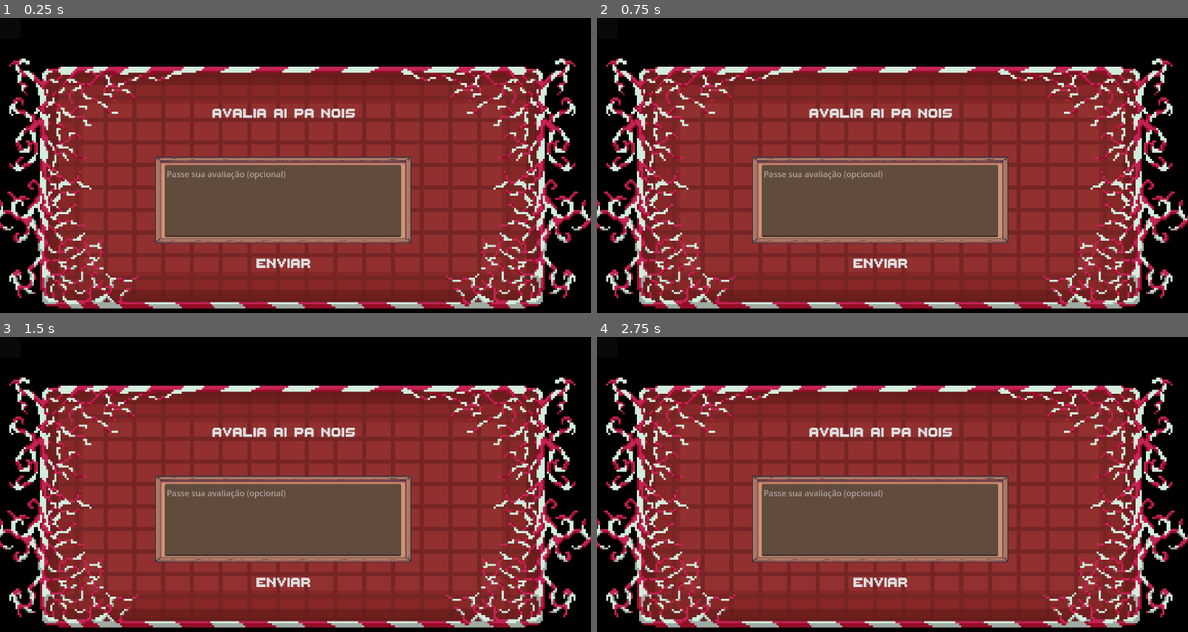
Above: before the commit, frames 1-4 (two rows, left to right).
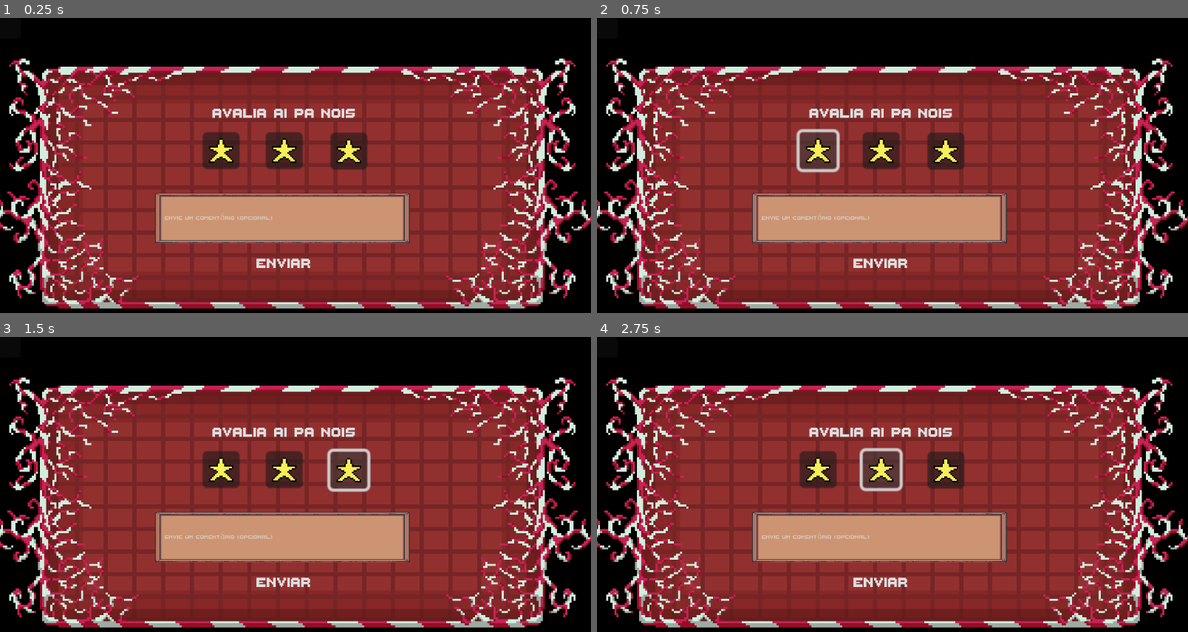
Above: after the commit, the same moments.

Repository: mtab-dev/bulletspeel
Game: Godot game, scene res://scenes/levels/beta_screen.tscn
Two runs of this game, one before a commit and one after it. Both use one fixed random seed, a clock stepped at 60 frames per second and the inputs below. This scene is started directly instead of the project's main scene.
Inputs (mouse positions are in pixels of both pictures, inside the frame that each line leads up to):
- Up to frame 1 (0.25 s): no input
- Up to frame 2 (0.75 s): click (815, 150) at 0.52 s
- Up to frame 3 (1.5 s): click (348, 469) at 1.27 s
- Up to frame 4 (2.75 s): click (880, 469) at 2.02 s

The runs differ from the first frame. In frame 1, 14% of the frame differs, in the area x 26-70%, y 38-77%; in frame 2, 14%; in frame 3, 14%; in frame 4, 14%, in the area x 26-70%, y 37-77%.

Commit message:
feat: text input in feedback level

Diff:
--- a/scenes/levels/beta_screen.tscn
+++ b/scenes/levels/beta_screen.tscn
@@ -1,9 +1,17 @@
-[gd_scene load_steps=5 format=3 uid="uid://4h0vqa6ca708"]
+[gd_scene load_steps=10 format=3 uid="uid://4h0vqa6ca708"]
 
 [ext_resource type="Script" path="res://scripts/infra/ratingRequest.gd" id="1_1beo1"]
 [ext_resource type="Texture2D" uid="uid://dwu18gldx5boy" path="res://sprites/ui/menu/pauseOverlay.webp" id="1_uhlcf"]
 [ext_resource type="Theme" uid="uid://cjoyqre1lp47" path="res://assets/themes/buttons.tres" id="2_mssvs"]
 [ext_resource type="Texture2D" uid="uid://da6ccrc5x1jtn" path="res://sprites/ui/hud/background_container.png" id="3_m0von"]
+[ext_resource type="FontFile" uid="uid://l2iyicn4hyea" path="res://assets/font/thaleah_fat.ttf" id="5_0y0hd"]
+[ext_resource type="Texture2D" uid="uid://t14yb677lusv" path="res://sprites/ui/rating/star_16x16.png" id="6_u5kb6"]
+
+[sub_resource type="StyleBoxEmpty" id="StyleBoxEmpty_lo61j"]
+
+[sub_resource type="StyleBoxEmpty" id="StyleBoxEmpty_8f87f"]
+
+[sub_resource type="StyleBoxEmpty" id="StyleBoxEmpty_5thxk"]
 
 [node name="betaScreen" type="Control"]
 layout_mode = 3
@@ -25,8 +33,8 @@
 texture = ExtResource("1_uhlcf")
 
 [node name="dialogBox" type="Sprite2D" parent="Panel"]
-position = Vector2(552, 356)
-scale = Vector2(1.95508, 1.32031)
+position = Vector2(550.375, 391.25)
+scale = Vector2(1.94238, 0.76953)
 texture = ExtResource("3_m0von")
 
 [node name="title" type="Button" parent="."]
@@ -47,16 +55,51 @@
 theme = ExtResource("2_mssvs")
 text = "ENVIAR"
 
-[node name="TextEdit" type="TextEdit" parent="."]
+[node name="HTTPRequest" type="HTTPRequest" parent="."]
+
+[node name="LineEdit" type="LineEdit" parent="."]
 layout_mode = 0
 offset_left = 321.0
-offset_top = 287.0
-offset_right = 782.0
-offset_bottom = 428.0
-placeholder_text = "Passe sua avaliação (opcional)"
+offset_top = 356.0
+offset_right = 779.0
+offset_bottom = 424.0
+theme_override_fonts/font = ExtResource("5_0y0hd")
+theme_override_styles/focus = SubResource("StyleBoxEmpty_lo61j")
+theme_override_styles/read_only = SubResource("StyleBoxEmpty_8f87f")
+theme_override_styles/normal = SubResource("StyleBoxEmpty_5thxk")
+placeholder_text = "Envie um comentário (opcional)"
 
-[node name="HTTPRequest" type="HTTPRequest" parent="."]
+[node name="Button" type="Button" parent="."]
+layout_mode = 0
+offset_left = 395.0
+offset_top = 223.0
+offset_right = 419.0
+offset_bottom = 247.0
+scale = Vector2(3, 3)
+icon = ExtResource("6_u5kb6")
+
+[node name="Button2" type="Button" parent="."]
+layout_mode = 0
+offset_left = 644.0
+offset_top = 224.0
+offset_right = 668.0
+offset_bottom = 248.0
+scale = Vector2(3, 3)
+icon = ExtResource("6_u5kb6")
+
+[node name="Button3" type="Button" parent="."]
+layout_mode = 0
+offset_left = 518.0
+offset_top = 223.0
+offset_right = 542.0
+offset_bottom = 247.0
+scale = Vector2(3, 3)
+icon = ExtResource("6_u5kb6")
 
 [connection signal="pressed" from="send" to="." method="_on_send_pressed"]
-[connection signal="text_changed" from="TextEdit" to="." method="_on_text_edit_text_changed"]
 [connection signal="request_completed" from="HTTPRequest" to="." method="_on_http_request_request_completed"]
+[connection signal="text_changed" from="LineEdit" to="." method="_on_line_edit_text_changed"]
+[connection signal="text_submitted" from="LineEdit" to="." method="_on_line_edit_text_submitted"]
+[connection signal="pressed" from="Button" to="." method="_on_button_pressed"]
+[connection signal="pressed" from="Button2" to="." method="_on_button_2_pressed"]
+[connection signal="pressed" from="Button3" to="." method="_on_button_3_pressed"]
--- a/scenes/levels/level_one.tscn
+++ b/scenes/levels/level_one.tscn
@@ -22,10 +22,10 @@
 [ext_resource type="Texture2D" uid="uid://ckqaytp7sd8wa" path="res://sprites/guns/slingshot/ixtilingui_balangando6.png" id="16_mkmh8"]
 [ext_resource type="Texture2D" uid="uid://b5jcl8ld742m0" path="res://sprites/guns/slingshot/ixtilingui_balangando7.png" id="17_eutyk"]
 [ext_resource type="FontFile" uid="uid://l2iyicn4hyea" path="res://assets/font/thaleah_fat.ttf" id="18_tdmgt"]
-[ext_resource type="PackedScene" uid="uid://iv3xudjy0got" path="res://scenes/enemies/cookie.tscn" id="20_pire7"]
 [ext_resource type="AudioStream" uid="uid://df6ubp4jwyxax" path="res://assets/fx/effects/enterBossRoom.mp3" id="22_315ks"]
 [ext_resource type="AudioStream" uid="uid://dneutqaxaf50y" path="res://assets/fx/effects/changeScene.mp3" id="23_haoyv"]
-[ext_resource type="PackedScene" path="res://scenes/ui/elevator.tscn" id="25_uf2ca"]
+[ext_resource type="PackedScene" uid="uid://tqj5jdegh0er" path="res://scenes/ui/elevator.tscn" id="25_uf2ca"]
+[ext_resource type="PackedScene" uid="uid://dl201q1fnrtle" path="res://scenes/enemies/bigCookie.tscn" id="26_3nkdn"]
 
 [sub_resource type="RectangleShape2D" id="RectangleShape2D_bm27d"]
 size = Vector2(192, 50.5)
@@ -1221,10 +1221,6 @@
 [node name="bengal7" parent="." instance=ExtResource("9_egtin")]
 position = Vector2(65, 152)
 
-[node name="cookie" parent="." instance=ExtResource("20_pire7")]
-position = Vector2(714, -1038)
-motion_mode = 1
-
 [node name="levelMenu" parent="." instance=ExtResource("10_u4k6n")]
 visible = false
 
@@ -1244,7 +1240,7 @@
 volume_db = -20.0
 
 [node name="player" parent="." instance=ExtResource("1_bvwrk")]
-position = Vector2(367, -1043)
+position = Vector2(124, -1027)
 speed = 250
 
 [node name="elevator" parent="." instance=ExtResource("25_uf2ca")]
@@ -1253,12 +1249,13 @@
 [node name="mask" type="CanvasModulate" parent="."]
 color = Color(0.47788, 0.47788, 0.47788, 1)
 
+[node name="bigCookie" parent="." instance=ExtResource("26_3nkdn")]
+position = Vector2(743, -1044)
+
 [connection signal="body_entered" from="loja" to="loja" method="_on_body_entered"]
 [connection signal="body_entered" from="enemyAreaExited" to="." method="_on_enemy_area_exited_body_entered"]
-[connection signal="body_entered" from="enemyAreaExited" to="cookie" method="_on_enemy_area_exited_body_entered"]
 [connection signal="body_entered" from="enemyAreaExited" to="player" method="_on_enemy_area_exited_body_entered"]
 [connection signal="body_entered" from="enemyAreaEnter" to="." method="_on_enemy_area_enter_body_entered"]
-[connection signal="body_entered" from="enemyAreaEnter" to="cookie" method="_on_enemy_area_enter_body_entered"]
 [connection signal="body_entered" from="enemyAreaEnter" to="player" method="_on_enemy_area_enter_body_entered"]
 [connection signal="body_entered" from="slingDetect" to="." method="_on_sling_detect_body_entered"]
 [connection signal="body_entered" from="slingDetect" to="player" method="_on_sling_detect_body_entered"]
--- a/scripts/global.gd
+++ b/scripts/global.gd
@@ -9,6 +9,7 @@
 ##variavel global do bolachão
 var health: int = 20
 var deadCookie: bool = false
+var madCookie: bool = false
 
 ##itens do player
 var hasLolli: bool = false
--- a/scripts/infra/ratingRequest.gd
+++ b/scripts/infra/ratingRequest.gd
@@ -32,7 +32,22 @@
 	requestApi()
 
 
-func _on_text_edit_text_changed(text) -> void:
-	print(text)
+func _on_line_edit_text_changed(new_text: String) -> void:
+	print(new_text)
+	clientFeedback = new_text
+
+
+func _on_button_pressed() -> void:
+	rating = 1
+
+
+func _on_button_2_pressed() -> void:
 	rating = 3
-	clientFeedback = text
+
+
+func _on_button_3_pressed() -> void:
+	rating = 2
+
+
+func _on_line_edit_text_submitted(new_text: String) -> void:
+	requestApi()
Not shown: 1 places in scenes/levels/level_one.tscn that only renumber resources
Not shown: 1 places in scenes/levels/main_menu.tscn that only renumber resources
Binary file added: sprites/ui/rating/YELLOW/yellow 0.5.png
Not shown, added: sprites/ui/rating/YELLOW/yellow 0.5.png.import
Binary file added: sprites/ui/rating/YELLOW/yellow 00.png
Not shown, added: sprites/ui/rating/YELLOW/yellow 00.png.import
Binary file added: sprites/ui/rating/YELLOW/yellow 01.png
Not shown, added: sprites/ui/rating/YELLOW/yellow 01.png.import
Binary file added: sprites/ui/rating/YELLOW/yellow 02.png
Not shown, added: sprites/ui/rating/YELLOW/yellow 02.png.import
Binary file added: sprites/ui/rating/YELLOW/yellow 03.png
Not shown, added: sprites/ui/rating/YELLOW/yellow 03.png.import
(and 14 more such lines)
